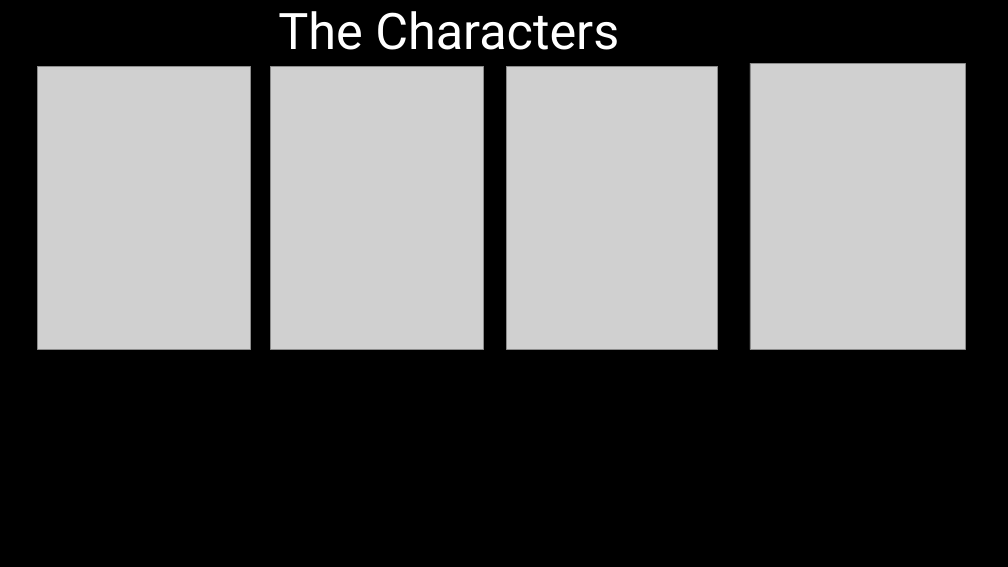
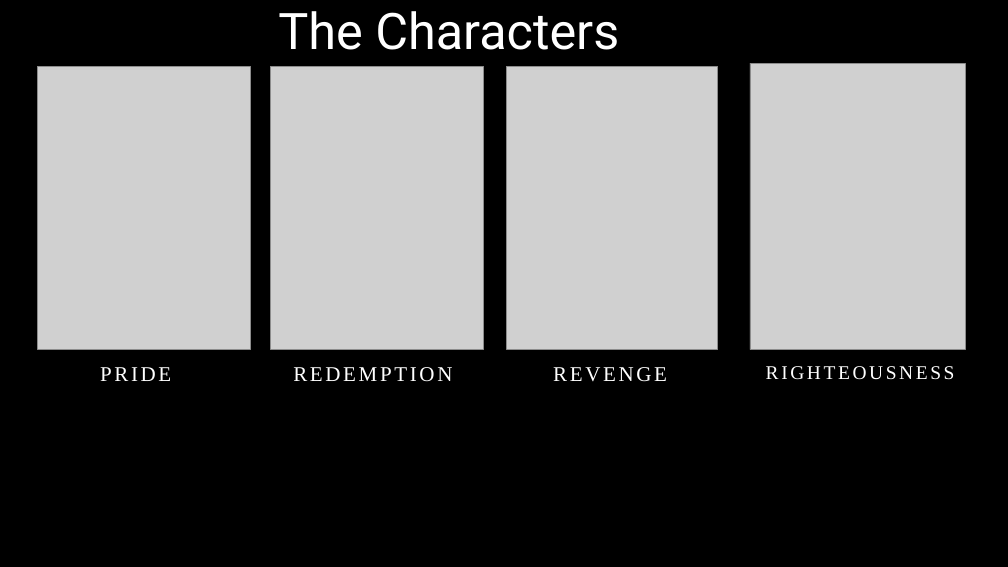
Before and after one commit to RyuKimura/ProjectStaker, a slide deck: slide 3 of Documentation/Project Staker.pptx. Drawn at 1008x567 pixels with LibreOffice and Linux fonts; fonts in the diff are those of the drawing; grey boxes stand for pictures; background and template pictures are left out. Boxes give left, top, right and bottom in pixels: in the first picture for what was removed or moved away, otherwise in the second. Text is boxed around its words. In the diff, an @@ line names an element or a change of style, - is before the commit and + after.

Commit message:
prezo update

```diff
--- a/Documentation/Project Staker.pptx
+++ b/Documentation/Project Staker.pptx
@@ text added at [100,367,171,381], 20 pt, text #FFFFFF @@
+PRIDE
@@ text added at [293,367,452,382], 20 pt, text #FFFFFF @@
+REDEMPTION
@@ text added at [553,367,667,382], 20 pt, text #FFFFFF @@
+REVENGE
@@ text added at [766,366,955,380], 18.5 pt, text #FFFFFF @@
+RIGHTEOUSNESS
```
